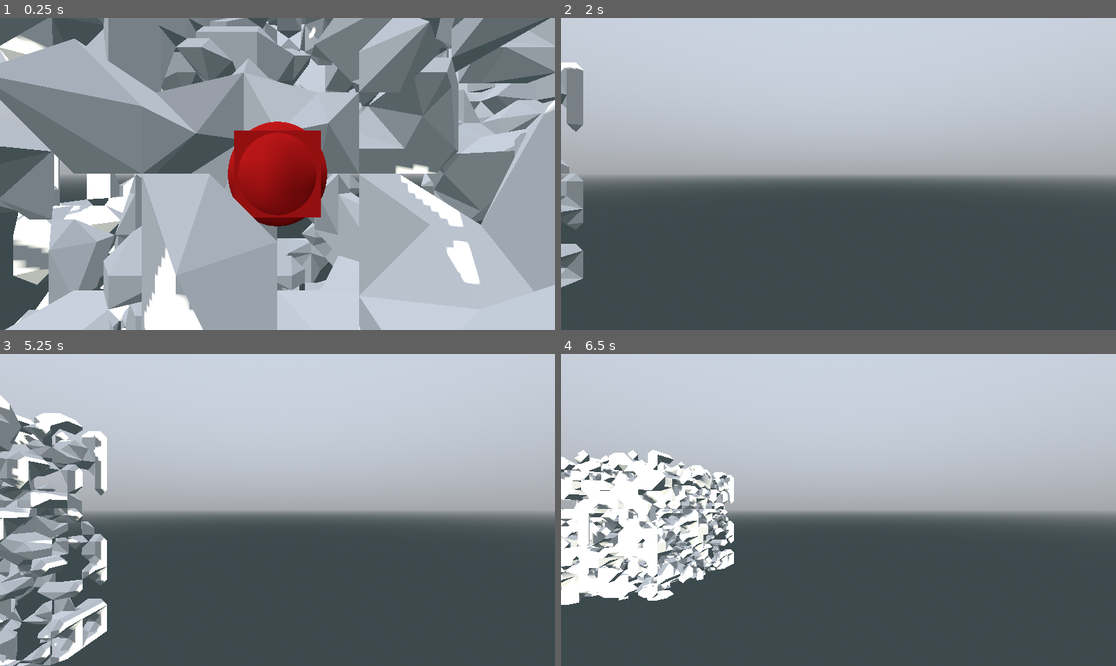
Above: before the commit, frames 1-4 (two rows, left to right).
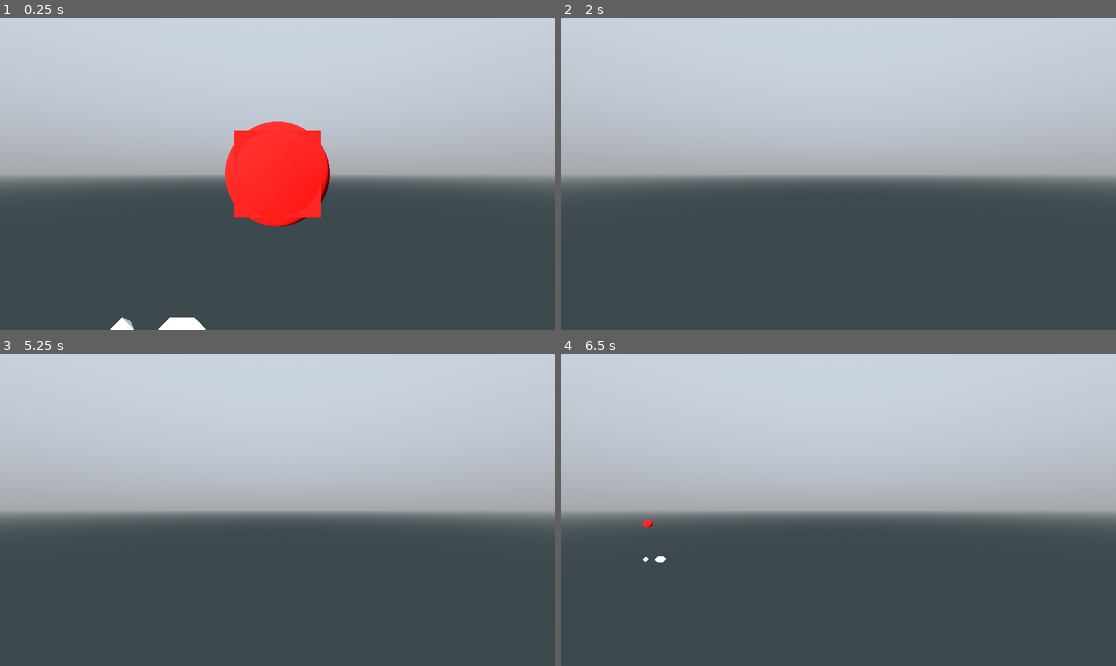
Above: after the commit, the same moments.

Repository: pixerhp/Hatchetflair
Game: Godot game, scene res://topscenes/gameplay_topscene.tscn
Same seed, same stepped clock (60 frames per second), same inputs: the game is played once before the commit and once after it.
Inputs (mouse positions are in pixels of both pictures, inside the frame that each line leads up to):
- Up to frame 1 (0.25 s): no input
- Up to frame 2 (2 s): move the mouse to (960, 158) at 0.52 s; hold D (move_right) 0.53-1.28 s; hold Shift (speed_faster) 0.53-1.28 s; click (960, 158) at 0.67 s; move the mouse to (727, 189) at 1.27 s; hold S (move_backwards) from 1.28 s (still down); tap Ctrl (speed_slower) at 1.35 s
- Up to frame 3 (5.25 s): move the mouse to (333, 441) at 2.02 s; release S (move_backwards) at 2.03 s; hold D (move_right) 2.03-2.78 s; hold Shift (speed_faster) 2.03-2.78 s; tap Enter at 2.75, 4.25 s; move the mouse to (249, 572) at 2.77 s; hold W (move_forwards) 2.78-3.53 s; tap Ctrl (speed_slower) at 2.85, 4.35 s; click (249, 572) at 2.92 s; tap Space (move_jump_up) at 3.5, 5 s; move the mouse to (444, 556) at 3.52 s; hold Shift (speed_faster) 3.53-4.28 s; hold A (move_left) 3.53-5.03 s; move the mouse to (111, 463) at 4.27 s; move the mouse to (305, 510) at 5.02 s; hold S (move_backwards) from 5.03 s (still down); hold Shift (speed_faster) from 5.03 s (still down); click (305, 510) at 5.17 s
- Up to frame 4 (6.5 s): move the mouse to (755, 432) at 5.77 s; release S (move_backwards) at 5.78 s; release Shift (speed_faster) at 5.78 s; hold D (move_right) from 5.78 s (still down); tap Ctrl (speed_slower) at 5.85 s

The runs differ from the first frame. In frame 1, 87% of the frame differs, in the area x 0-100%, y 0-100%; in frame 2, 1.7%; in frame 3, 10%; in frame 4, 12%.

Commit message:
Edit red center sphere and testing data

Diff:
--- a/scripts/tchunks_manager.gd
+++ b/scripts/tchunks_manager.gd
@@ -49,9 +49,13 @@
 	func randomize_tiles():
 		tile_shapes.fill(TILE_SHAPE.EMPTY)
 		for i in range(WU.TCHUNK_T):
-			match randi_range(0, 2):
-				0:
+			match randi_range(0, 16):
+				0, 1:
 					tile_shapes[i] = TILE_SHAPE.ANG_MARCH
+				2:
+					tile_shapes[i] = TILE_SHAPE.TESS_CUBE
+				3:
+					tile_shapes[i] = TILE_SHAPE.TESS_RHOMBDO
 				_:
 					tile_shapes[i] = TILE_SHAPE.EMPTY
 
@@ -224,9 +228,14 @@
 func _ready():
 	var test_chunk: TChunk = TChunk.new()
 	test_chunk.tile_shapes.fill(TILE_SHAPE.EMPTY)
-	test_chunk.randomize_tiles()
+	#test_chunk.randomize_tiles()
 
 	#test_chunk.tile_shapes[test_chunk.tile_shapes.size() - 1] = TILE_SHAPE.ANG_MARCH
+
+	test_chunk.tile_shapes[273] = TILE_SHAPE.SMO_MARCH
+
+	test_chunk.tile_shapes[275] = TILE_SHAPE.SMO_MARCH
+	test_chunk.tile_shapes[276] = TILE_SHAPE.SMO_MARCH
 
 	test_chunk.generate_mesh()
 	add_child(test_chunk.mesh_instance_node)
--- a/topscenes/gameplay_topscene.tscn
+++ b/topscenes/gameplay_topscene.tscn
@@ -16,7 +16,6 @@
 sky = SubResource("Sky_3dqie")
 
 [sub_resource type="SphereMesh" id="SphereMesh_3dqie"]
-radius = 0.475
 
 [sub_resource type="StandardMaterial3D" id="StandardMaterial3D_yy87l"]
 albedo_color = Color(1, 0, 0, 1)
